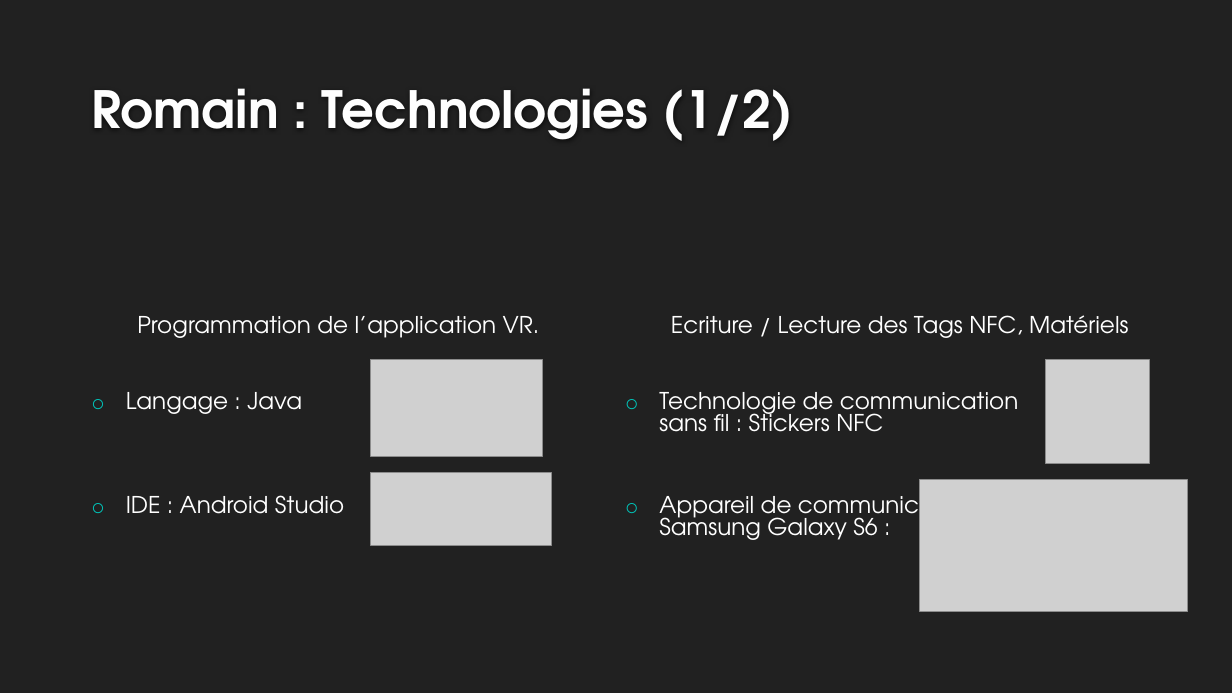
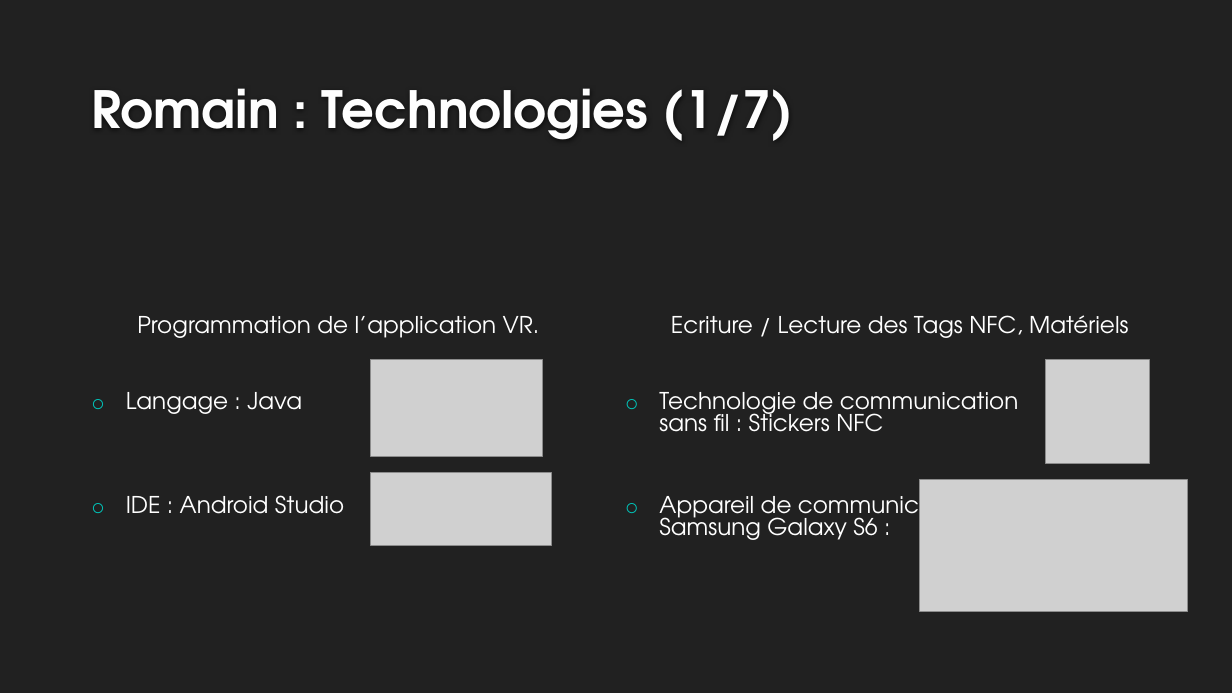
Before and after one commit to rlembo06/VR_tourism, a slide deck: slide 7 of annexes/slides-VR_Tourism.pptx. Drawn at 1232x693 pixels with LibreOffice and Linux fonts; fonts in the diff are those of the drawing; grey boxes stand for pictures; background and template pictures are left out. Boxes give left, top, right and bottom in pixels: in the first picture for what was removed or moved away, otherwise in the second. Text is boxed around its words. In the diff, an @@ line names an element or a change of style, - is before the commit and + after.

Commit message:
MAJ slides Romain

```diff
--- a/annexes/slides-VR_Tourism.pptx
+++ b/annexes/slides-VR_Tourism.pptx
@@ title at (91, 88, 793, 141): text changed @@
-Romain : Technologies (1/2)
+Romain : Technologies (1/7)
```
Also in this commit, not shown: 1 other slide changed, 5 slides added, 9 other files.
